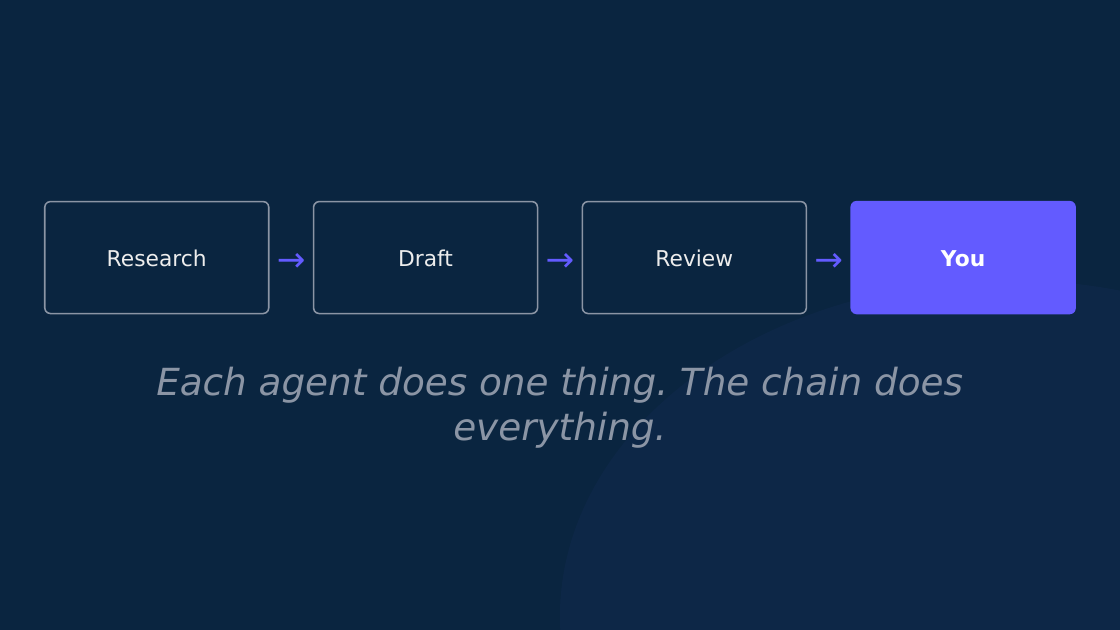
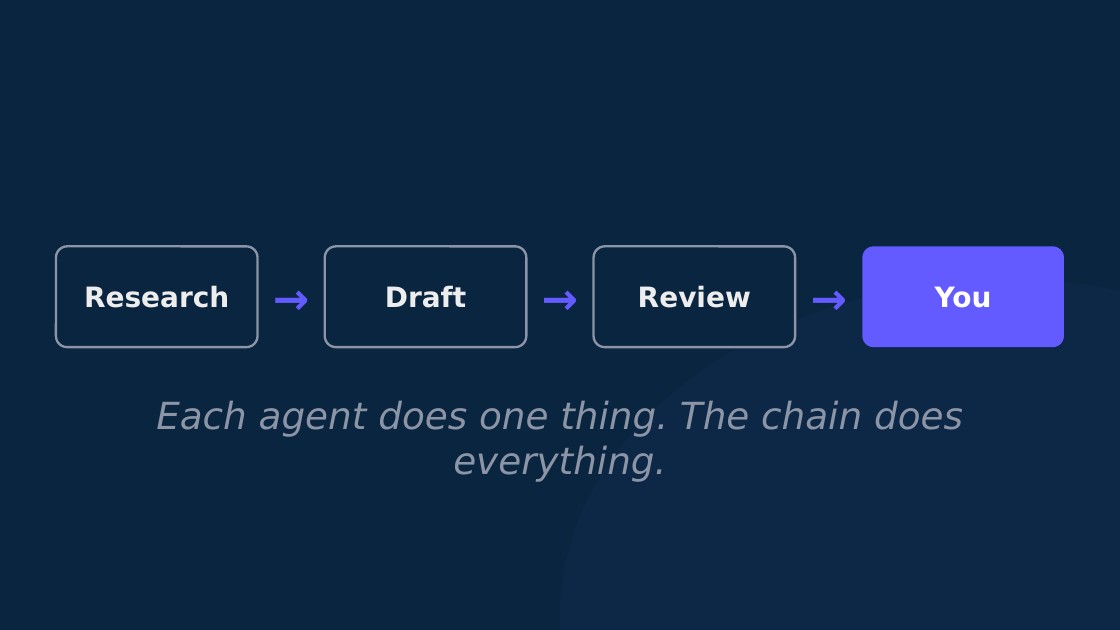
Before and after one commit to michaelengland/ai-best-practices, a slide deck: slide 16 of decks/workshop-2-orchestrator/workshop-2-orchestrator.pptx. Drawn at 1120x630 pixels with LibreOffice and Linux fonts; fonts in the diff are those of the drawing. Boxes give left, top, right and bottom in pixels: in the first picture for what was removed or moved away, otherwise in the second. Text is boxed around its words. In the diff, an @@ line names an element or a change of style, - is before the commit and + after.

```diff
--- a/decks/workshop-2-orchestrator/workshop-2-orchestrator.pptx
+++ b/decks/workshop-2-orchestrator/workshop-2-orchestrator.pptx
@@ text "Research": place and size @@
-text "Research" at <box>107,249,207,267</box>
+text "Research" at <box>84,285,229,308</box>
@@ rounded rectangle: place and size @@
-rounded rectangle at <box>45,202,269,314</box>
+rounded rectangle at <box>56,246,258,347</box>
@@ size 22 to 28 pt, bold on in 3 elements at <box>526,246,594,347</box>, <box>795,246,862,347</box>, <box>258,246,325,347</box> @@
@@ text "→": place and size @@
-text "→" at <box>269,202,314,314</box>
+text "→" at <box>258,246,325,347</box>
@@ text "Draft": place and size @@
-text "Draft" at <box>398,249,453,267</box>
+text "Draft" at <box>385,285,466,308</box>
@@ rounded rectangle: place and size @@
-rounded rectangle at <box>314,202,538,314</box>
+rounded rectangle at <box>325,246,526,347</box>
@@ text "→": place and size @@
-text "→" at <box>538,202,582,314</box>
+text "→" at <box>526,246,594,347</box>
@@ size 14 to 18 pt, bold on in 3 elements at <box>84,285,229,308</box>, <box>385,285,466,308</box>, <box>638,285,751,308</box> @@
@@ text "Review": place and size @@
-text "Review" at <box>655,249,733,267</box>
+text "Review" at <box>638,285,751,308</box>
@@ outline #8B95A5 1 pt to #8B95A5 1.5 pt; proportions changed in 3 elements at <box>56,246,258,347</box>, <box>325,246,526,347</box>, <box>594,246,795,347</box> @@
@@ rounded rectangle: place and size @@
-rounded rectangle at <box>582,202,806,314</box>
+rounded rectangle at <box>594,246,795,347</box>
@@ text "→": place and size @@
-text "→" at <box>806,202,851,314</box>
+text "→" at <box>795,246,862,347</box>
@@ text "You": place and size @@
-text "You" at <box>941,250,985,267</box>
+text "You" at <box>935,286,992,308</box>
@@ text "You" at <box>935,286,992,308</box>: size 14 to 18 pt @@
@@ rounded rectangle: place and size @@
-rounded rectangle at <box>851,202,1075,314</box>
+rounded rectangle at <box>862,246,1064,347</box>
@@ rounded rectangle at <box>862,246,1064,347</box>: outline #635BFF 1 pt to none; proportions changed @@
@@ text "Each agent does one thing. ...": place and size @@
-text "Each agent does one thing. ..." at <box>156,366,963,448</box>
+text "Each agent does one thing. ..." at <box>156,400,963,481</box>
```
Also in this commit, not shown: 8 other slides changed, 4 other files.
